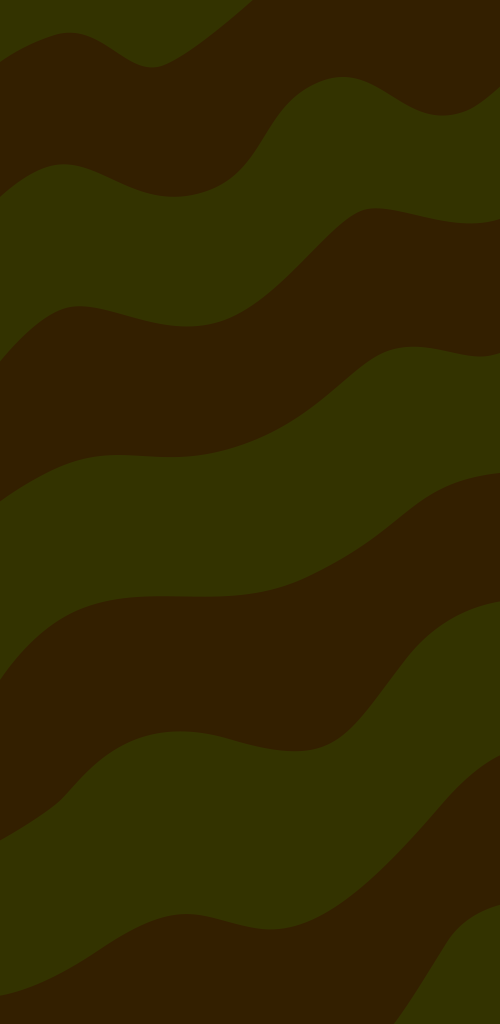
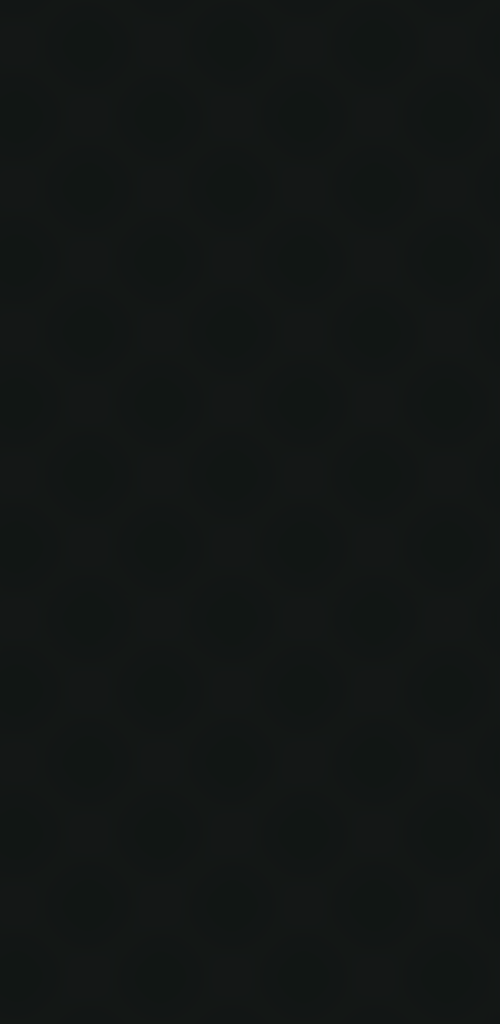
Comparing the layer stacks of the two 500×1024 images. Changes:
"Layer 3": opacity 80% → 90% over [0,0,500,1024]
painted on "Vector Smart Object" over [0,0,500,1024]
removed layer "Layer 4" over [0,0,500,1024]
